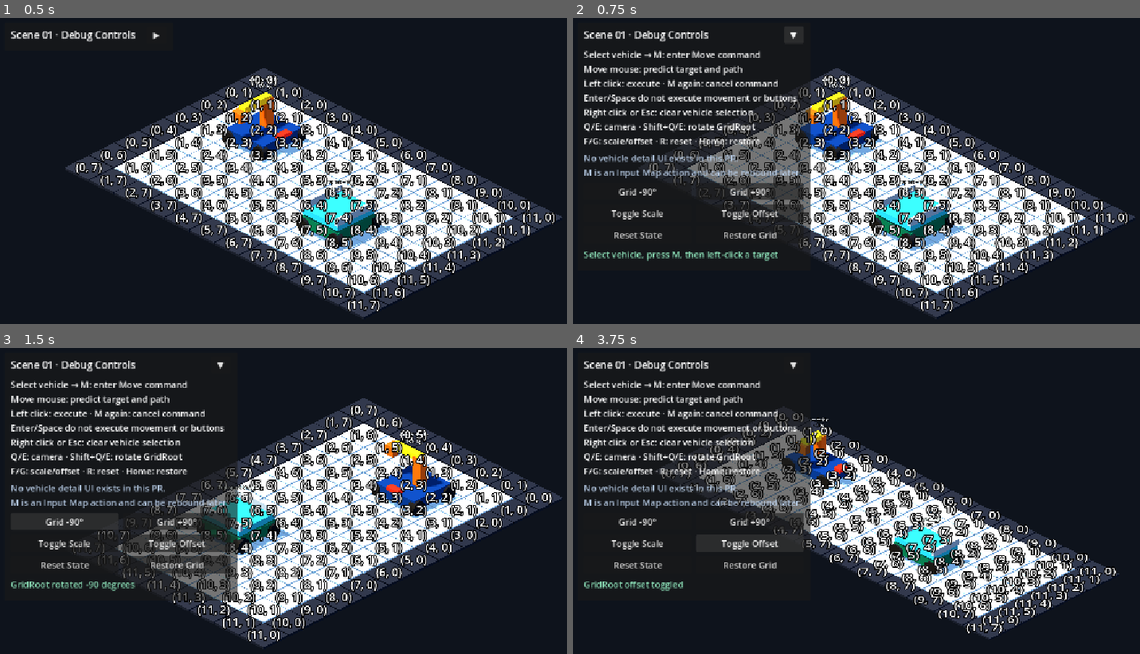
Above: before the commit, frames 1-4 (two rows, left to right).
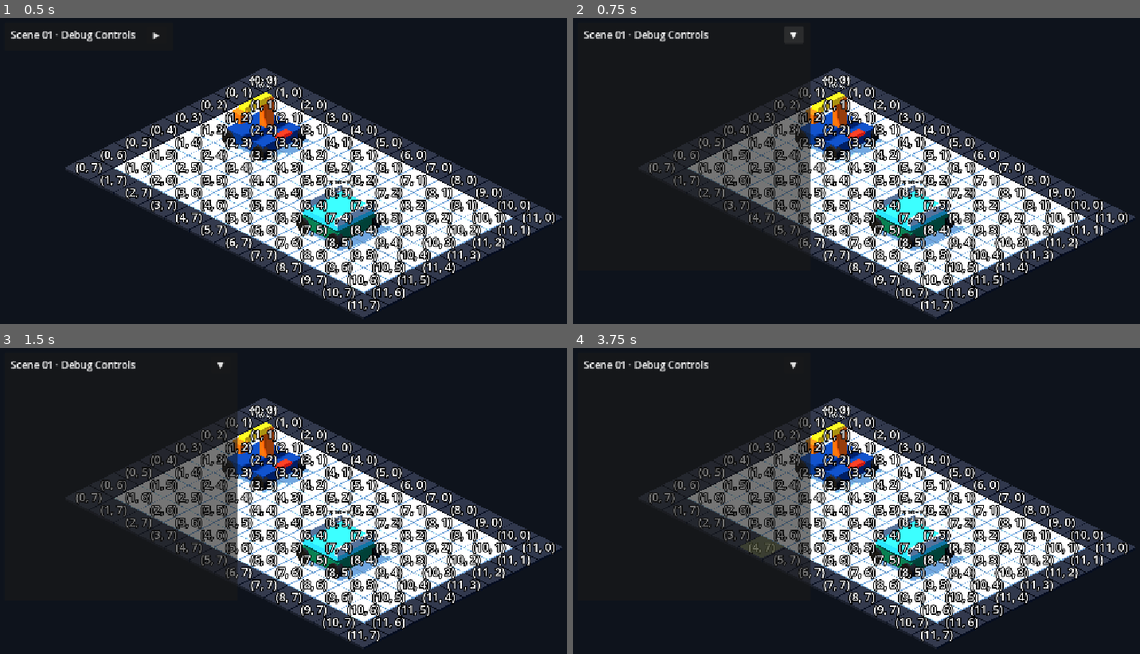
Above: after the commit, the same moments.

Repository: Ri0n72Y/automata
Game: Godot game, scene res://scenes/scene_01/scene_01_basic_packing.tscn
Same seed, same stepped clock (60 frames per second), same inputs: the game is played once before the commit and once after it.
Inputs (mouse positions are in pixels of both pictures, inside the frame that each line leads up to):
- Up to frame 1 (0.5 s): no input
- Up to frame 2 (0.75 s): click "▶" at 0.5 s
- Up to frame 3 (1.5 s): click (62, 522) at 1.25 s, where only the run before the commit has a clickable "Grid -90°"
- Up to frame 4 (3.75 s): click (748, 522) at 2 s, where only the run before the commit has a clickable "Grid +90°"; click (635, 543) at 2.75 s, where only the run before the commit has a clickable "Toggle Scale"; click (748, 543) at 3.5 s, where only the run before the commit has a clickable "Toggle Offset"

Frame 1 is identical in both runs. In frame 2, 5.8% of the frame differs, in the area x 1-41%, y 10-80%; in frame 3, 32%, in the area x 1-100%, y 10-98%; in frame 4, 30%.

Commit message:
fix(ui): preserve debug control node paths while collapsible

Diff:
--- a/scenes/scene_01/components/scene_01_manual_ui.tscn
+++ b/scenes/scene_01/components/scene_01_manual_ui.tscn
@@ -51,82 +51,82 @@
 focus_mode = 0
 text = "▶"
 
-[node name="DebugBody" type="VBoxContainer" parent="RootControl/Panel/Margin/VBox"]
-unique_name_in_owner = true
+[node name="Instructions" type="Label" parent="RootControl/Panel/Margin/VBox"]
 visible = false
 layout_mode = 2
-theme_override_constants/separation = 8
-
-[node name="Instructions" type="Label" parent="RootControl/Panel/Margin/VBox/DebugBody"]
-layout_mode = 2
-text = "Select vehicle → M: enter Move command\nMove mouse: predict target and path\nLeft click: execute · M again: cancel command\nEnter/Space do not execute movement or buttons\nRight click or Esc: clear vehicle selection\nQ/E: camera · Shift+Q/E: rotate GridRoot\nF/G: scale/offset · R: reset · Home: restore"
+text = "Select vehicle → M: enter Move command\nMove mouse: predict target and path\nLeft click: execute · M/Esc/right click: exit command\nEsc/right click again: clear vehicle selection\nEnter/Space do not execute movement or buttons\nQ/E: camera · Shift+Q/E: rotate GridRoot\nF/G: scale/offset · R: reset · Home: restore"
 autowrap_mode = 2
 
-[node name="ScopeNote" type="Label" parent="RootControl/Panel/Margin/VBox/DebugBody"]
+[node name="ScopeNote" type="Label" parent="RootControl/Panel/Margin/VBox"]
+visible = false
 layout_mode = 2
 text = "No vehicle detail UI exists in this PR.\nM is an Input Map action and can be rebound later."
 autowrap_mode = 2
 modulate = Color(0.72, 0.8, 0.9, 1)
 
-[node name="RotateRow" type="HBoxContainer" parent="RootControl/Panel/Margin/VBox/DebugBody"]
+[node name="RotateRow" type="HBoxContainer" parent="RootControl/Panel/Margin/VBox"]
+visible = false
 layout_mode = 2
 theme_override_constants/separation = 8
 
-[node name="RotateLeft" type="Button" parent="RootControl/Panel/Margin/VBox/DebugBody/RotateRow"]
+[node name="RotateLeft" type="Button" parent="RootControl/Panel/Margin/VBox/RotateRow"]
 layout_mode = 2
 size_flags_horizontal = 3
 focus_mode = 0
 text = "Grid -90°"
 
-[node name="RotateRight" type="Button" parent="RootControl/Panel/Margin/VBox/DebugBody/RotateRow"]
+[node name="RotateRight" type="Button" parent="RootControl/Panel/Margin/VBox/RotateRow"]
 layout_mode = 2
 size_flags_horizontal = 3
 focus_mode = 0
 text = "Grid +90°"
 
-[node name="TransformRow" type="HBoxContainer" parent="RootControl/Panel/Margin/VBox/DebugBody"]
+[node name="TransformRow" type="HBoxContainer" parent="RootControl/Panel/Margin/VBox"]
+visible = false
 layout_mode = 2
 theme_override_constants/separation = 8
 
-[node name="Scale" type="Button" parent="RootControl/Panel/Margin/VBox/DebugBody/TransformRow"]
+[node name="Scale" type="Button" parent="RootControl/Panel/Margin/VBox/TransformRow"]
 layout_mode = 2
 size_flags_horizontal = 3
 focus_mode = 0
 text = "Toggle Scale"
 
-[node name="Offset" type="Button" parent="RootControl/Panel/Margin/VBox/DebugBody/TransformRow"]
+[node name="Offset" type="Button" parent="RootControl/Panel/Margin/VBox/TransformRow"]
 layout_mode = 2
 size_flags_horizontal = 3
 focus_mode = 0
 text = "Toggle Offset"
 
-[node name="ResetRow" type="HBoxContainer" parent="RootControl/Panel/Margin/VBox/DebugBody"]
+[node name="ResetRow" type="HBoxContainer" parent="RootControl/Panel/Margin/VBox"]
+visible = false
 layout_mode = 2
 theme_override_constants/separation = 8
 
-[node name="Reset" type="Button" parent="RootControl/Panel/Margin/VBox/DebugBody/ResetRow"]
+[node name="Reset" type="Button" parent="RootControl/Panel/Margin/VBox/ResetRow"]
 layout_mode = 2
 size_flags_horizontal = 3
 focus_mode = 0
 text = "Reset State"
 
-[node name="Restore" type="Button" parent="RootControl/Panel/Margin/VBox/DebugBody/ResetRow"]
+[node name="Restore" type="Button" parent="RootControl/Panel/Margin/VBox/ResetRow"]
 layout_mode = 2
 size_flags_horizontal = 3
 focus_mode = 0
 text = "Restore Grid"
 
-[node name="StatusLabel" type="Label" parent="RootControl/Panel/Margin/VBox/DebugBody"]
+[node name="StatusLabel" type="Label" parent="RootControl/Panel/Margin/VBox"]
 unique_name_in_owner = true
+visible = false
 layout_mode = 2
 text = "Select vehicle, press M, then left-click a target"
 autowrap_mode = 2
 modulate = Color(0.55, 0.88, 0.72, 1)
 
 [connection signal="pressed" from="RootControl/Panel/Margin/VBox/HeaderRow/CollapseButton" to="." method="_on_collapse_pressed"]
-[connection signal="pressed" from="RootControl/Panel/Margin/VBox/DebugBody/RotateRow/RotateLeft" to="." method="_on_rotate_left_pressed"]
-[connection signal="pressed" from="RootControl/Panel/Margin/VBox/DebugBody/RotateRow/RotateRight" to="." method="_on_rotate_right_pressed"]
-[connection signal="pressed" from="RootControl/Panel/Margin/VBox/DebugBody/TransformRow/Scale" to="." method="_on_scale_pressed"]
-[connection signal="pressed" from="RootControl/Panel/Margin/VBox/DebugBody/TransformRow/Offset" to="." method="_on_offset_pressed"]
-[connection signal="pressed" from="RootControl/Panel/Margin/VBox/DebugBody/ResetRow/Reset" to="." method="_on_reset_pressed"]
-[connection signal="pressed" from="RootControl/Panel/Margin/VBox/DebugBody/ResetRow/Restore" to="." method="_on_restore_pressed"]
+[connection signal="pressed" from="RootControl/Panel/Margin/VBox/RotateRow/RotateLeft" to="." method="_on_rotate_left_pressed"]
+[connection signal="pressed" from="RootControl/Panel/Margin/VBox/RotateRow/RotateRight" to="." method="_on_rotate_right_pressed"]
+[connection signal="pressed" from="RootControl/Panel/Margin/VBox/TransformRow/Scale" to="." method="_on_scale_pressed"]
+[connection signal="pressed" from="RootControl/Panel/Margin/VBox/TransformRow/Offset" to="." method="_on_offset_pressed"]
+[connection signal="pressed" from="RootControl/Panel/Margin/VBox/ResetRow/Reset" to="." method="_on_reset_pressed"]
+[connection signal="pressed" from="RootControl/Panel/Margin/VBox/ResetRow/Restore" to="." method="_on_restore_pressed"]
